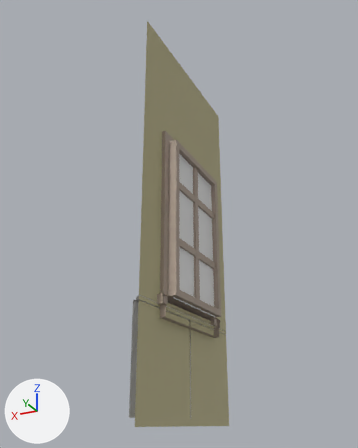
The FBX model BlindNight/Assets/Models/WallWindow.fbx: old version first, new version second.
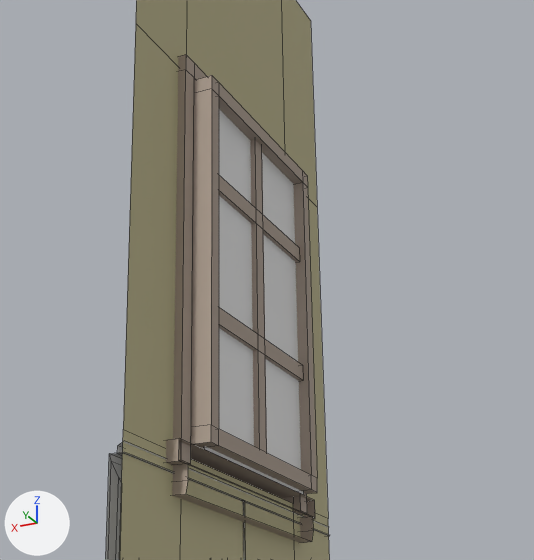
Each version appears first whole from a 50 mm lens placed at (-11.23, 3.31, -0.12), pointed at (-7.86, -3.43, 2.91), and next in a close-up on the part from 24% to 87% of the width and 24% to 77% of the height. The lights are fixed; the arrows at lower left show +X, +Y and +Z. The close-ups show mesh edges as thin lines. Where no turn or scale is listed for an object, it has been applied to the vertices.

In view in the first close-up: 'WallWindow'.
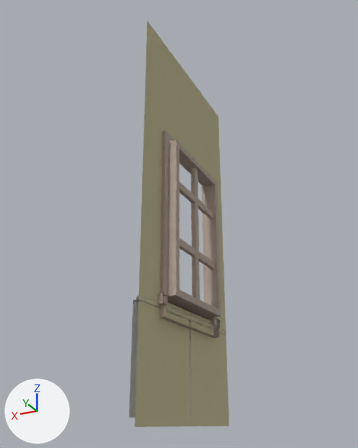
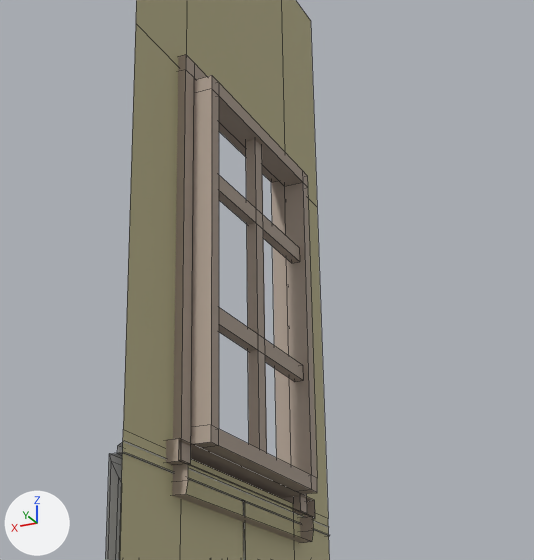
Boxes (x1, y1, x2, y2) around the edits, measured in the close-ups (534 x 560 px):
part 1 of me_wallwindow_mesh, deleted: before (204, 109, 304, 495)

The change, as a list of edits to the scene's bpy script:
```text
Change me_wallwindow_mesh:
    where me_wallwindow_mesh.from_pydata(...)  # 186 vertices, 152 faces; spans x -0.19..0.24, y 0.0..3.0, z -0.15..5.9
    used by ob_wallwindow; location = (-8.0, -5.0, 0.0)
    me_wallwindow_mesh part 1: the loose piece of 4 vertices spanning x -0.11, y 0.74..2.25, z 1.51..3.96 is deleted
    remove me_wallwindow_mesh.materials.append(mat_material)  # white #e7e7e7
```
